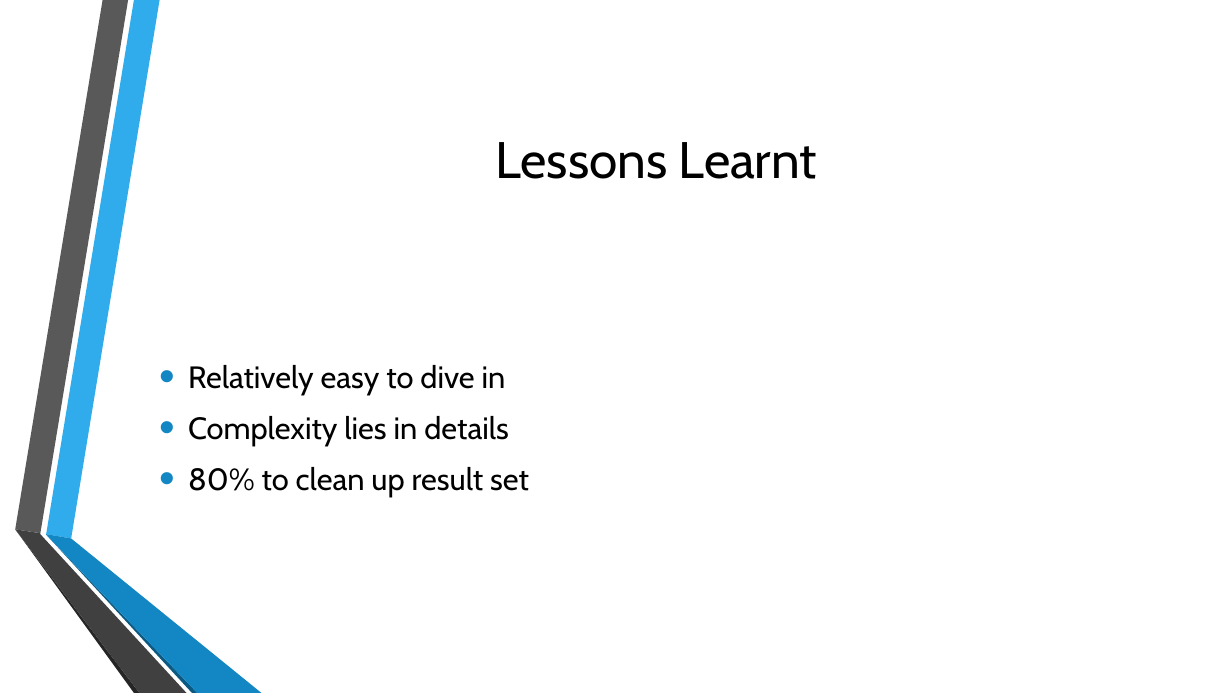
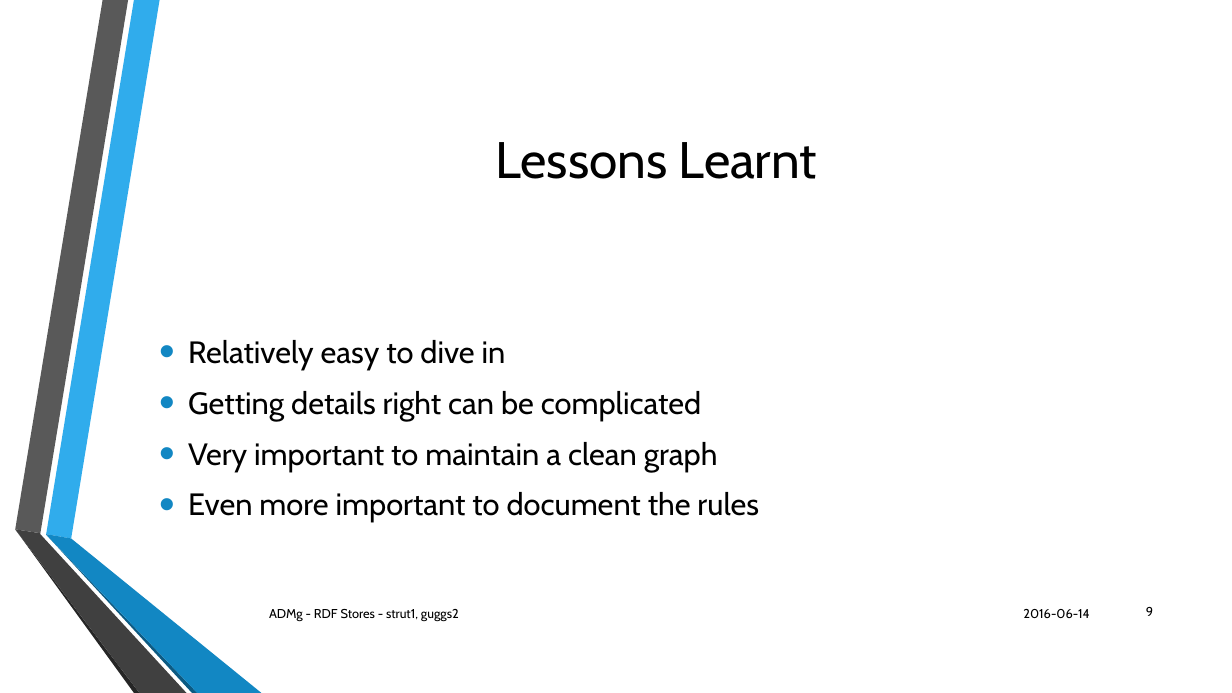
Before and after one commit to StrubT/ADMgRDFStores, a slide deck: slide 9 of presentation.pptx. Drawn at 1232x693 pixels with LibreOffice and Linux fonts; fonts in the diff are those of the drawing; background and template pictures are left out. Boxes give left, top, right and bottom in pixels: in the first picture for what was removed or moved away, otherwise in the second. Text is boxed around its words. In the diff, an @@ line names an element or a change of style, - is before the commit and + after.

```diff
--- a/presentation.pptx
+++ b/presentation.pptx
@@ text at (188, 391, 759, 522): text changed @@
-• Complexity lies in details
-• 80% to clean up result set
+• Getting details right can be complicated
+• Very important to maintain a clean graph
+• Even more important to document the rules
@@ text added at (269, 609, 459, 622), 10 pt, text #000000 @@
+ADMg - RDF Stores - strut1, guggs2
@@ text added at (1023, 609, 1089, 618), 10 pt, text #000000 @@
+2016-06-14
@@ page number added at (1146, 607, 1153, 616), 10 pt, text #000000 @@
+9
```
Also in this commit, not shown: 8 other slides changed, 1 other file.
